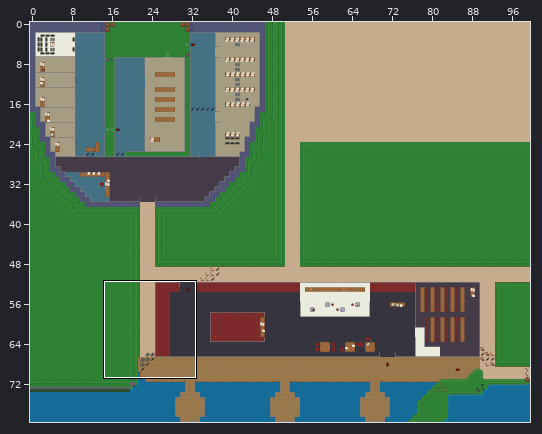
A Tiled map gets an edit: core/assets/maps/Comp Sci.tmx. Above, an overview of the earlier version with the close-up marked.
Close-up. Before the edit:
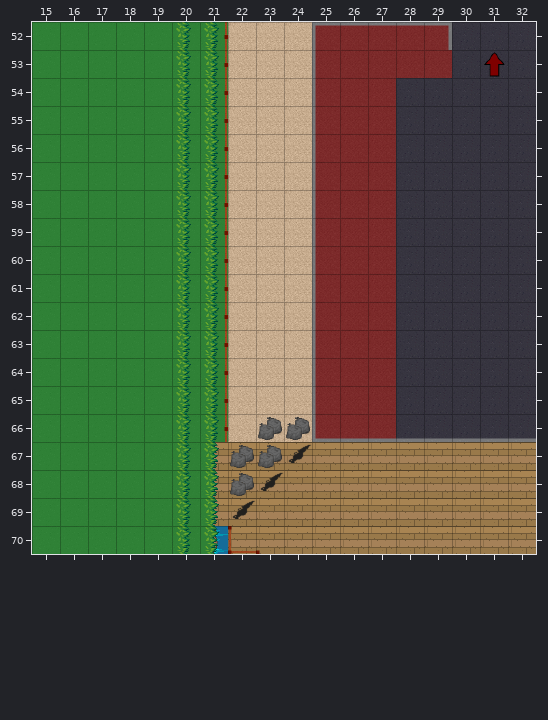
Cells are 32x32 px. Shown: x 15..32, y 52..70. The commit also changed other parts of the map, which this record leaves out. Tiles whose own drawing changed are shown in their newer look in all pictures.
New version:
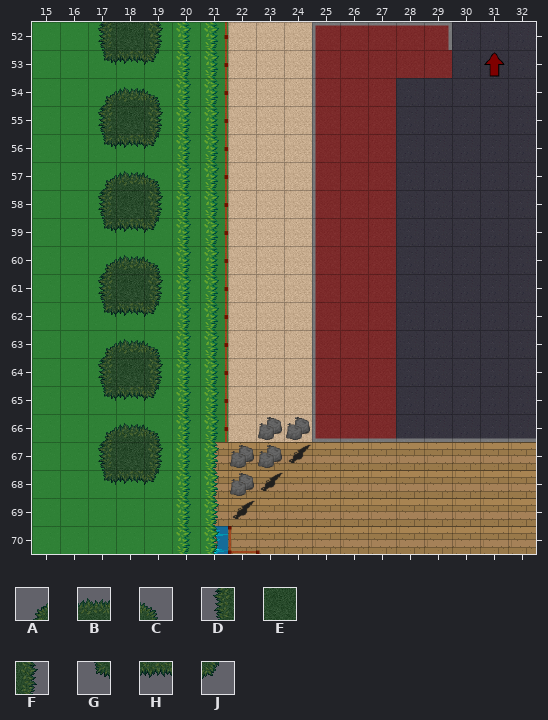
Key: from "finaltileset": A 329, B 330, C 331, D 352, E 353, F 354, G 375, H 376, J 377.
_ is an empty cell.
Change:
Layer "Foreground":
Tile A now appears in row 54 at x 17; in row 57 at x 17; in row 60 at x 17; in row 63 at x 17; in row 66 at x 17.
Tile B now appears in row 54 at x 18; in row 57 at x 18; in row 60 at x 18; in row 63 at x 18; in row 66 at x 18.
Tile C now appears in row 54 at x 19; in row 57 at x 19; in row 60 at x 19; in row 63 at x 19; in row 66 at x 19.
Tile D now appears in row 52 at x 17; in row 55 at x 17; in row 58 at x 17; in row 61 at x 17; in row 64 at x 17; in row 67 at x 17.
Tile E now appears in row 52 at x 18; in row 55 at x 18; in row 58 at x 18; in row 61 at x 18; in row 64 at x 18; in row 67 at x 18.
Tile F now appears in row 52 at x 19; in row 55 at x 19; in row 58 at x 19; in row 61 at x 19; in row 64 at x 19; in row 67 at x 19.
Tile G now appears in row 53 at x 17; in row 56 at x 17; in row 59 at x 17; in row 62 at x 17; in row 65 at x 17; in row 68 at x 17.
Tile H now appears in row 53 at x 18; in row 56 at x 18; in row 59 at x 18; in row 62 at x 18; in row 65 at x 18; in row 68 at x 18.
Tile J now appears in row 53 at x 19; in row 56 at x 19; in row 59 at x 19; in row 62 at x 19; in row 65 at x 19; in row 68 at x 19.
